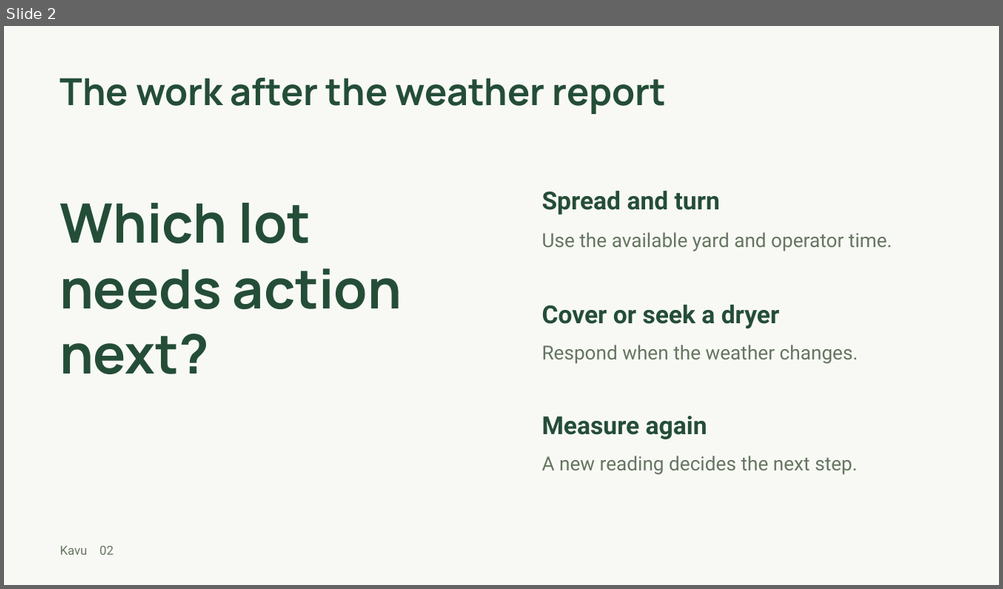
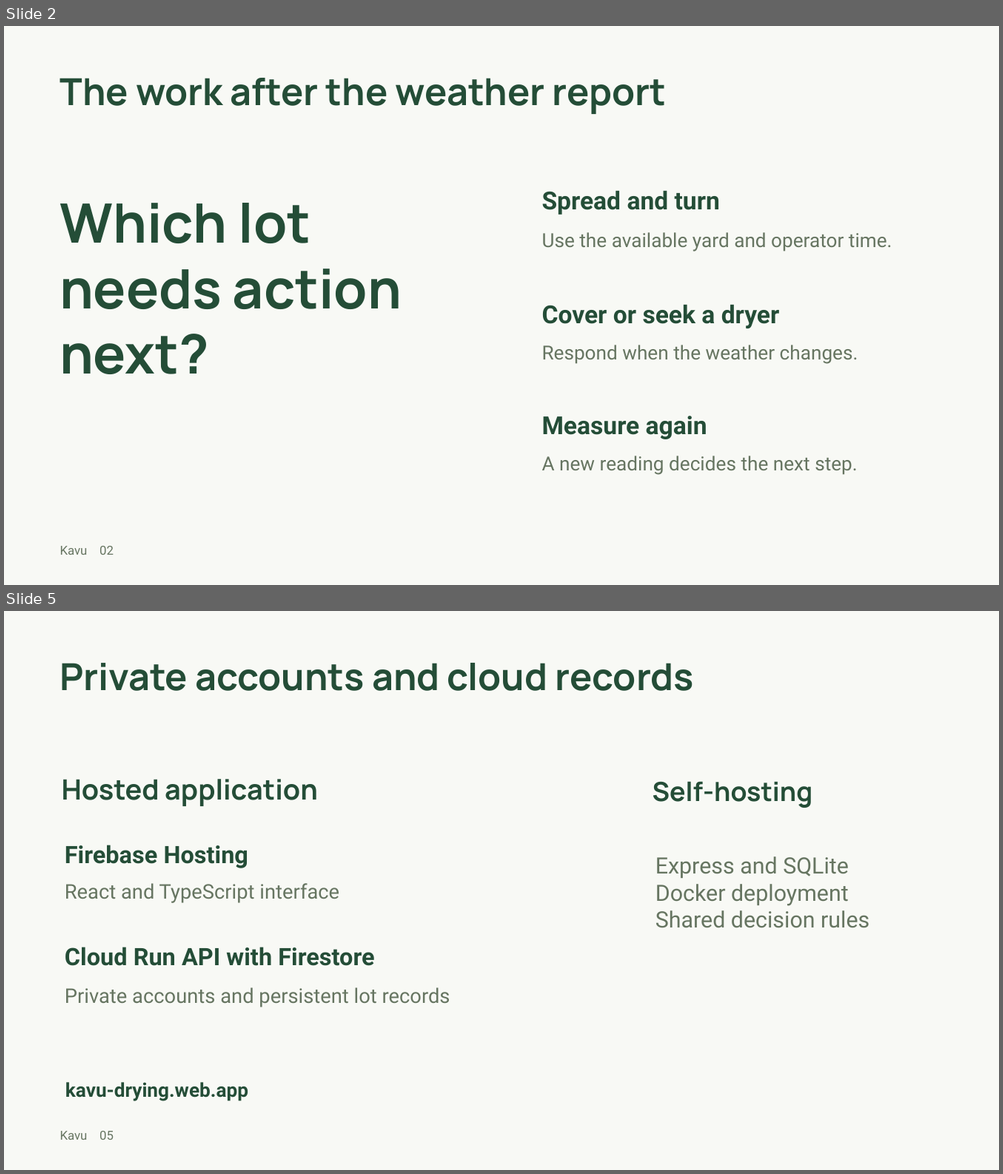
Before and after one commit to shi1720/Hack-The-Weather, a slide deck: output/kavu-pitch.pptx. Shown one above the other, each under a label of ours: slide 2 before the commit, slides 2 and 5 after it; the slides between them are not shown. The pictures are 1003x589 and 1003x1174 pixels, drawn with LibreOffice and Linux fonts; fonts in the diff are those of the drawing. Boxes give left, top, right and bottom in pixels: in the first picture for what was removed or moved away, otherwise in the second. Text is boxed around its words. In the diff, an @@ line names an element or a change of style, - is before the commit and + after.

Commit message:
Publish narrated demo, submission assets and hosted verification

```diff
--- a/output/kavu-pitch.pptx
+++ b/output/kavu-pitch.pptx
@@ slide 5 added at box(4, 611, 999, 1170), background #F8F9F5 @@
@@ text added at box(60, 663, 694, 691), 36 pt, text #244D37, bold @@
+Private accounts and cloud records
@@ text added at box(62, 779, 318, 806), 27 pt, text #244D37, bold @@
+Hosted application
@@ text added at box(652, 781, 813, 808), 25.5 pt, text #244D37, bold @@
+Self-hosting
@@ text added at box(65, 845, 248, 869), 23.2 pt, text #244D37, bold @@
+Firebase Hosting
@@ text added at box(655, 857, 869, 928), 21.8 pt, text #667561 @@
+Express and SQLite
+Docker deployment
+Shared decision rules
@@ text added at box(65, 883, 339, 903), 19.5 pt, text #667561 @@
+React and TypeScript interface
@@ text added at box(65, 947, 374, 966), 23.2 pt, text #244D37, bold @@
+Cloud Run API with Firestore
@@ text added at box(65, 988, 450, 1008), 19.5 pt, text #667561 @@
+Private accounts and persistent lot records
@@ text added at box(65, 1082, 248, 1102), 18.8 pt, text #244D37, bold @@
+kavu-drying.web.app
@@ text added at box(60, 1131, 114, 1140), 12 pt, text #667561 @@
+Kavu 05
```
Also in this commit, not shown: 5 slides changed, 1 other slide added, 2 slides removed, 36 other files.
